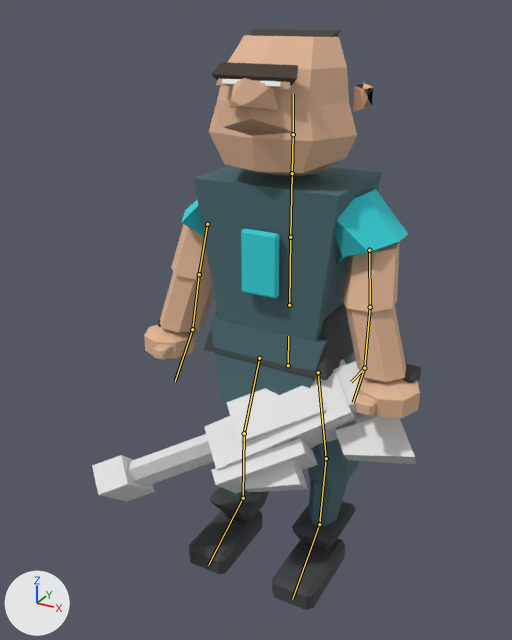
Before and after pictures for a commit that changed the glTF model assets/models/lg_duelist_male_v3/art/exports/lg_duelist_male.glb.
Before and after are seen from a 50 mm lens placed at (0.894, -1.842, 1.757), pointed at (0.055, -0.318, 0.994). The axes (+X, +Y, +Z) are drawn at lower left. The lights are the same throughout. The picture after the commit comes second. The bones that change, and the others that lie on the model, are drawn over the model as lines.

The first picture shows 'LGDuelist_Male_Body', 'weapon_proxy'.
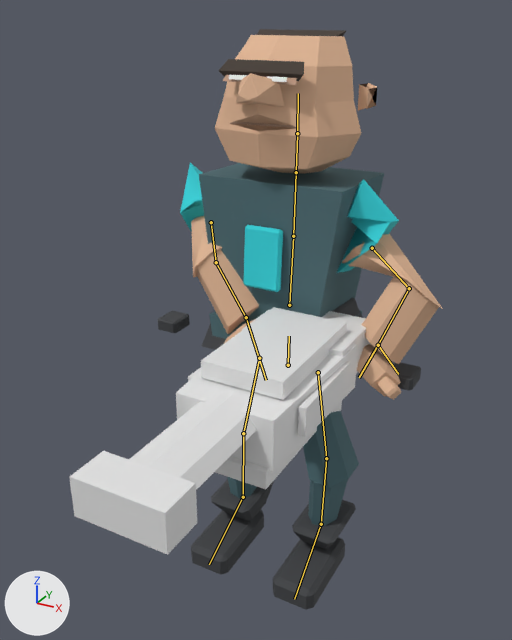
The newer file adds an action. The first version stands in its rest pose; the second is drawn at frame 9 of the action 'LAND_LIGHT'.

ob_tag_weapon is not drawn itself; it is the parent of ob_weapon_proxy.

Location of each change, (x1, y1, x2, y2) in pixels of the pictures (512 x 640 px):
'LGDuelist_Male_Body', posed
    before: (144, 29, 421, 610)
    after: (158, 29, 443, 610)
'weapon_proxy', posed (6% narrower, 73% taller)
    before: (92, 359, 416, 502)
    after: (69, 307, 372, 555)
bone 'spine_01', root to tip
    before: (289, 305) to (290, 237)
    after: (289, 305) to (293, 236)
bone 'spine_02', root to tip
    before: (290, 237) to (292, 173)
    after: (293, 236) to (296, 172)
bone 'upper_arm_l', root to tip
    before: (207, 224) to (199, 274)
    after: (211, 222) to (216, 262)
bone 'lower_arm_l', root to tip
    before: (199, 274) to (192, 329)
    after: (216, 262) to (246, 317)
bone 'hand_l', root to tip
    before: (192, 329) to (175, 381)
    after: (246, 317) to (266, 380)
bone 'upper_arm_r', root to tip
    before: (369, 250) to (370, 307)
    after: (372, 248) to (409, 288)
bone 'lower_arm_r', root to tip
    before: (370, 307) to (364, 368)
    after: (409, 288) to (378, 345)
bone 'hand_r', root to tip
    before: (364, 368) to (353, 402)
    after: (378, 345) to (359, 377)
bone 'calf_l', root to tip
    before: (244, 433) to (243, 498)
    after: (243, 433) to (243, 497)
bone 'calf_r', root to tip
    before: (326, 458) to (319, 524)
    after: (326, 458) to (321, 524)

What changed in the scene script:
```text
Change bone_spine_01:
    where bone_spine_01 = bpy.data.objects['LGDuelist_Male_Armature'].pose.bones['spine_01']  # child of 'pelvis'
    bone_spine_01.rotation_quaternion: (1.0, 0.0, 0.0, 0.0) -> (0.999, -0.044, 0.0, 0.0)  # degrees (0, 0, 0) -> degrees (-5, 0, 0)
Change bone_spine_02:
    where bone_spine_02 = bpy.data.objects['LGDuelist_Male_Armature'].pose.bones['spine_02']  # child of 'spine_01'
    bone_spine_02.rotation_quaternion: (1.0, 0.0, 0.0, 0.0) -> (1.0, 0.026, 0.0, 0.0)  # degrees (0, 0, 0) -> degrees (3, 0, 0)
Change bone_upper_arm_l:
    where bone_upper_arm_l = bpy.data.objects['LGDuelist_Male_Armature'].pose.bones['upper_arm_l']  # child of 'spine_02'
    bone_upper_arm_l.rotation_quaternion: (1.0, 0.0, 0.0, 0.0) -> (0.85, -0.368, 0.14, -0.349)  # degrees (0, 0, 0) -> degrees (-46, -1, -44)
Change bone_lower_arm_l:
    where bone_lower_arm_l = bpy.data.objects['LGDuelist_Male_Armature'].pose.bones['lower_arm_l']  # child of 'upper_arm_l'
    bone_lower_arm_l.rotation_quaternion: (1.0, 0.0, 0.0, 0.0) -> (0.866, 0.233, 0.432, 0.097)  # degrees (0, 0, 0) -> degrees (43, 45, 31)
Change bone_hand_l:
    where bone_hand_l = bpy.data.objects['LGDuelist_Male_Armature'].pose.bones['hand_l']  # child of 'lower_arm_l'
    bone_hand_l.rotation_quaternion: (1.0, 0.0, 0.0, 0.0) -> (0.994, -0.006, 0.104, -0.026)  # degrees (0, 0, 0) -> degrees (-1, 12, -3)
Change bone_upper_arm_r:
    where bone_upper_arm_r = bpy.data.objects['LGDuelist_Male_Armature'].pose.bones['upper_arm_r']  # child of 'spine_02'
    bone_upper_arm_r.rotation_quaternion: (1.0, 0.0, 0.0, 0.0) -> (0.694, -0.286, -0.595, -0.288)  # degrees (0, 0, 0) -> degrees (-23, -82, -25)
Change bone_lower_arm_r:
    where bone_lower_arm_r = bpy.data.objects['LGDuelist_Male_Armature'].pose.bones['lower_arm_r']  # child of 'upper_arm_r'
    bone_lower_arm_r.rotation_quaternion: (1.0, 0.0, 0.0, 0.0) -> (0.777, 0.602, -0.085, 0.161)  # degrees (0, 0, 0) -> degrees (74, -19, 9)
Change bone_hand_r:
    where bone_hand_r = bpy.data.objects['LGDuelist_Male_Armature'].pose.bones['hand_r']  # child of 'lower_arm_r'
    bone_hand_r.rotation_quaternion: (1.0, 0.0, 0.0, 0.0) -> (0.998, 0.061, 0.0, 0.0)  # degrees (0, 0, 0) -> degrees (7, 0, 0)
Change bone_calf_l:
    where bone_calf_l = bpy.data.objects['LGDuelist_Male_Armature'].pose.bones['calf_l']  # child of 'thigh_l'
    bone_calf_l.rotation_quaternion: (1.0, 0.0, 0.0, 0.0) -> (1.0, 0.013, 0.0, 0.0)  # degrees (0, 0, 0) -> degrees (1, 0, 0)
Change bone_calf_r:
    where bone_calf_r = bpy.data.objects['LGDuelist_Male_Armature'].pose.bones['calf_r']  # child of 'thigh_r'
    bone_calf_r.rotation_quaternion: (1.0, 0.0, 0.0, 0.0) -> (1.0, 0.013, 0.0, 0.0)  # degrees (0, 0, 0) -> degrees (1, 0, 0)
```
